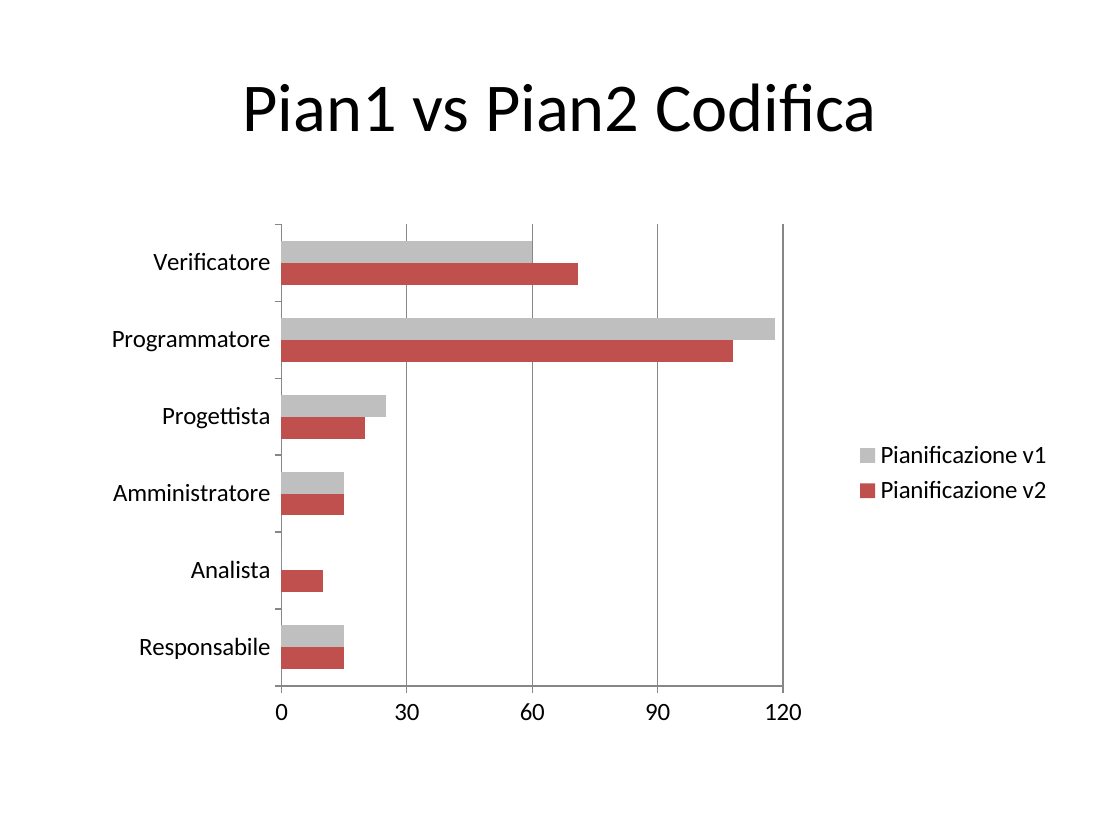
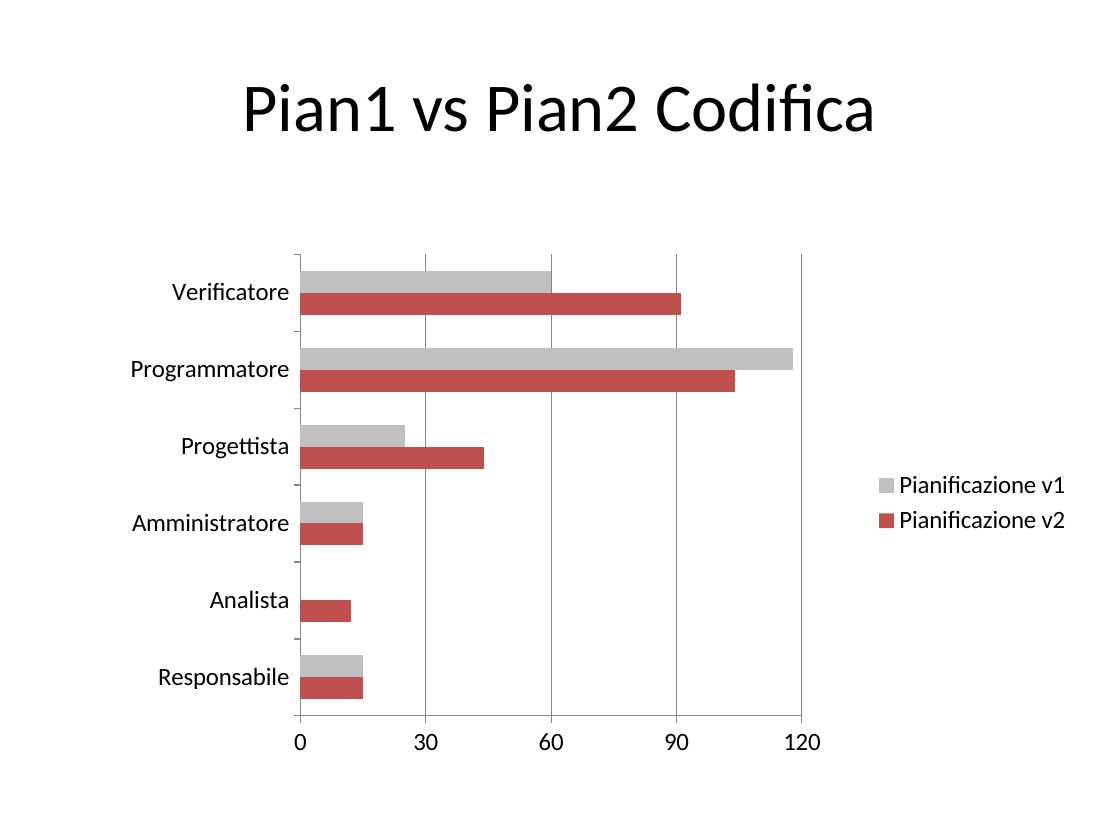
Before and after one commit to team404swe/Documenti, a slide deck: slide 10 of Piano di Progetto/Images/Grafici-PdP.pptx. Drawn at 1120x840 pixels with LibreOffice and Linux fonts; fonts in the diff are those of the drawing. Boxes give left, top, right and bottom in pixels: in the first picture for what was removed or moved away, otherwise in the second. Text is boxed around its words. In the diff, an @@ line names an element or a change of style, - is before the commit and + after.

```diff
--- a/Piano di Progetto/Images/Grafici-PdP.pptx
+++ b/Piano di Progetto/Images/Grafici-PdP.pptx
@@ bar chart at [75,226,1083,781] @@
-Pianificazione v2: 15, 10, 15, 20, 108, 71
+Pianificazione v2: 15, 12, 15, 44, 104, 91
@@ bar chart: place and size @@
-bar chart at [56,196,1064,750]
+bar chart at [75,226,1083,781]
```
Also in this commit, not shown: 1 other slide changed, 13 other files.
